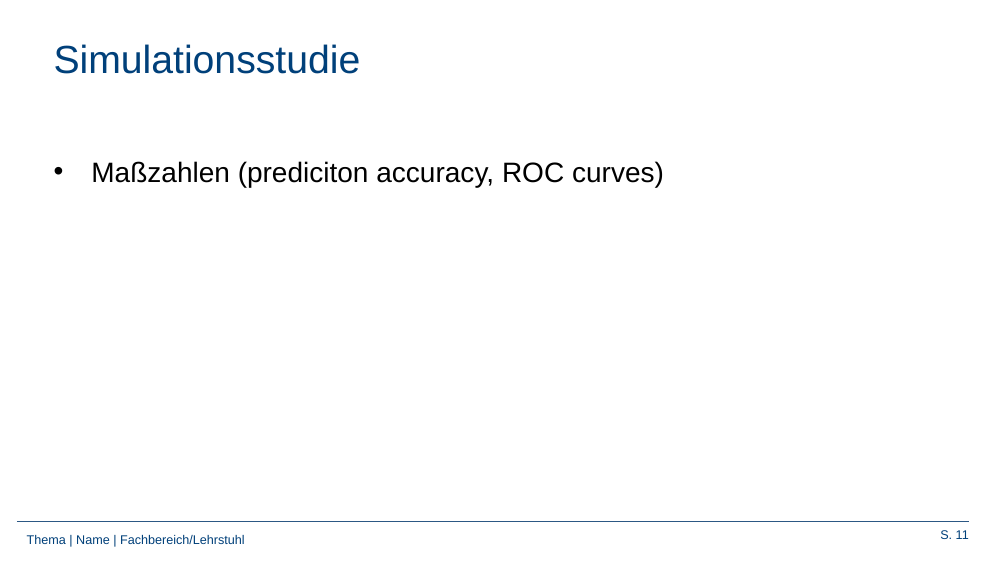
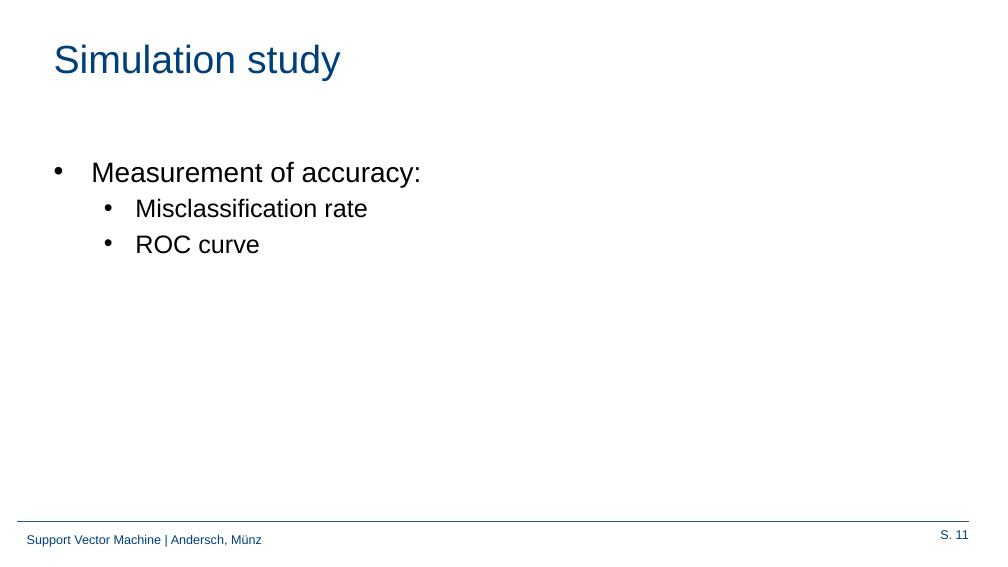
Before and after one commit to Frandersch/Statistical-Machine-Learning, a slide deck: slide 11 of Präsentation/Support Vector Machines.pptx. Drawn at 1008x567 pixels with LibreOffice and Linux fonts; fonts in the diff are those of the drawing; background and template pictures are left out. Boxes give left, top, right and bottom in pixels: in the first picture for what was removed or moved away, otherwise in the second. Text is boxed around its words. In the diff, an @@ line names an element or a change of style, - is before the commit and + after.

```diff
--- a/Präsentation/Support Vector Machines.pptx
+++ b/Präsentation/Support Vector Machines.pptx
@@ title at [54, 44, 341, 81]: text changed @@
-Simulationsstudie
+Simulation study
@@ text at [91, 161, 422, 254]: text changed; size 20 to 18 pt @@
-• Maßzahlen (prediciton accuracy, ROC curves)
+• Measurement of accuracy:
+  • Misclassification rate
+  • ROC curve
@@ text at [27, 535, 262, 547]: text changed @@
-Thema | Name | Fachbereich/Lehrstuhl
+Support Vector Machine | Andersch, Münz
```
Also in this commit, not shown: 11 other slides changed, 1 other file.
